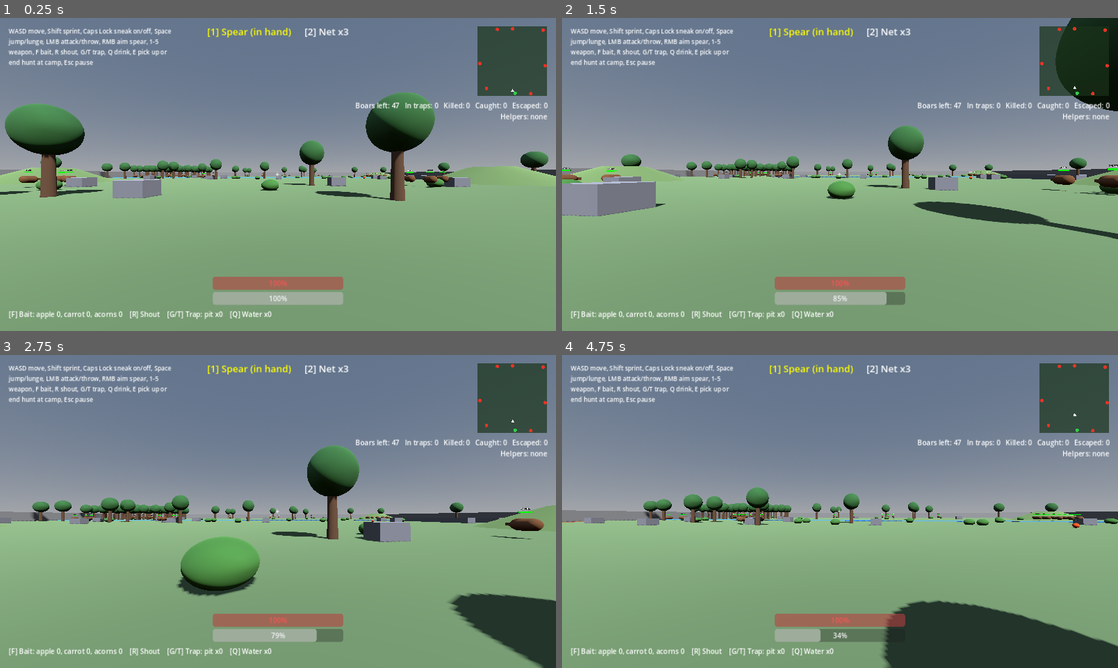
Above: before the commit, frames 1-4 (two rows, left to right).
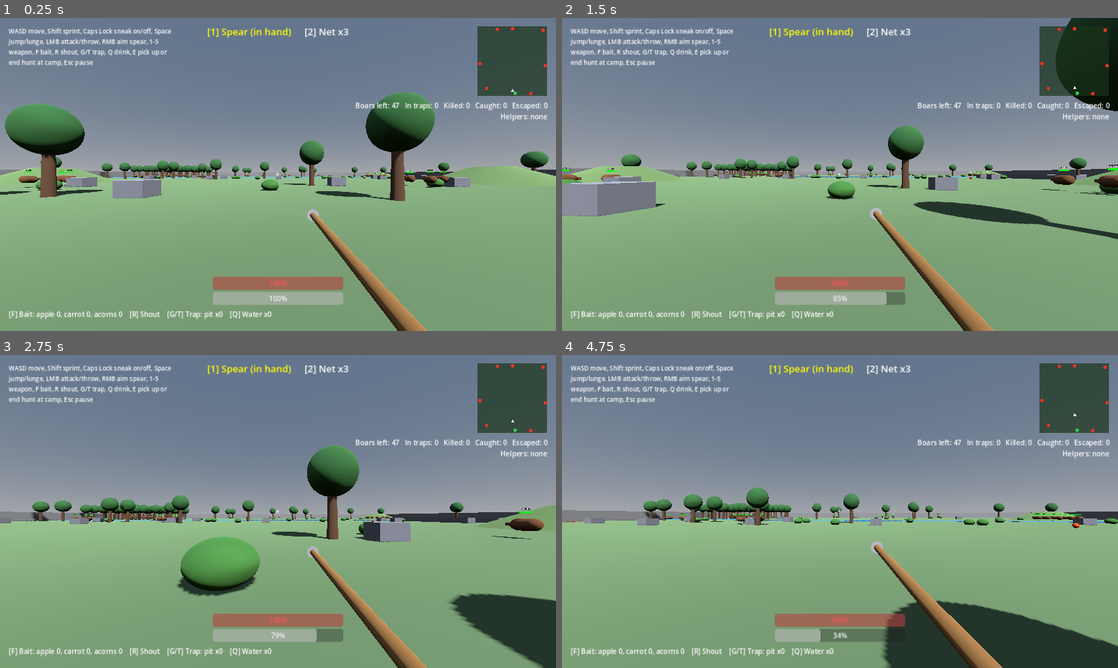
Above: after the commit, the same moments.

Repository: bageus/where-boar
Game: Godot game, scene res://game/presentation/hunt_map/public/hunt_map.tscn
The game is run twice, just before and just after one commit, with the same random seed, the same clock (stepped at 60 frames per second) and the same inputs. This scene is started directly instead of the project's main scene.
Inputs (mouse positions are in pixels of both pictures, inside the frame that each line leads up to):
- Up to frame 1 (0.25 s): no input
- Up to frame 2 (1.5 s): tap Enter at 0.5 s; move the mouse to (867, 174) at 0.52 s; hold Right mouse button (aim) 0.53-1.28 s; hold W (move_forward) from 0.53 s (still down); tap Space (jump) at 0.77 s; tap E (interact) at 0.8, 1.35 s; move the mouse to (812, 174) at 1.27 s
- Up to frame 3 (2.75 s): keep holding W (move_forward); tap Space (jump) at 1.52 s; tap R (shout) at 1.55 s; move the mouse to (289, 505) at 2.02 s; hold R (shout) from 2.03 s (still down); right-click (289, 505) at 2.3 s
- Up to frame 4 (4.75 s): keep holding W (move_forward); move the mouse to (834, 517) at 2.77 s; release R (shout) at 2.78 s; right-click (834, 517) at 2.85 s; tap Space (jump) at 3.02, 3.77, 4.52 s; tap E (interact) at 3.05 s; move the mouse to (878, 514) at 3.52 s; press the mouse at (878, 514) at 3.53 s; tap R (shout) at 3.8 s; move the mouse to (795, 508) at 4.27 s; release the mouse at (795, 508) at 4.28 s; tap F (bait) at 4.35 s; right-click (795, 508) at 4.55 s

The runs differ from the first frame. In frame 1, 1.3% of the frame differs, in the area x 55-77%, y 61-100%; in frame 2, 1.4%; in frame 3, 1.3%; in frame 4, 1.4%, in the area x 55-80%, y 59-100%.
Error in both runs: Invalid access to property or key 'spawn_weight' on a base object of type 'Resource'. (res://game/features/boar/public/boar_types.gd:20)

Commit message:
Spear and net in hand, throw power, shout and bird sounds, grab birds with E
The hunter holds a visible spear or net with a short strike; aiming raises
the spear and fills a throw-power bar that scales the throw's speed. R
plays a shout. Wild roosters and turkeys cry out when chased and can be
grabbed with E up close. Spec records the playtest decisions as D027.

Co-Authored-By: Claude Opus 5.5 <noreply@anthropic.com>
Claude-Session: https://claude.ai/code/session_01XSFBnjFKXLtHPaufcuGWLw

Diff:
--- a/game/bootstrap/app/tests/run_hunt_map_smoke_test.gd
+++ b/game/bootstrap/app/tests/run_hunt_map_smoke_test.gd
@@ -10,7 +10,7 @@
 var _frame := 0
 var _failures := 0
 ## A script error skips the rest of a frame silently; counting checks catches that.
-const EXPECTED_CHECKS := 30
+const EXPECTED_CHECKS := 31
 var _checks := 0
 var _main: Node
 var _map: Node3D
@@ -94,6 +94,10 @@
 			# Helpers: a netted wild rooster goes to the pen; pen animals can be summoned once.
 			_map.get_node("Wild").get_child(0).net_hit()
 			_check(_map.hunt.helpers_caught == {"rooster": 1}, "a netted wild rooster is caught")
+			var turkey: Node3D = _map.get_node("Wild").get_child(1)
+			hunter.global_position = turkey.global_position + Vector3(1.0, 0.0, 0.0)
+			_map._on_interacted()
+			_check(_map.hunt.helpers_caught == {"rooster": 1, "turkey": 1}, "a wild turkey within reach is grabbed with E")
 			_map.helpers = {"rooster": 1, "turkey": 1}
 			_map.summon("turkey")
 			_map.summon("rooster")
@@ -102,6 +106,7 @@
 			_freeze_and_aim(hunter, boars[2], Vector3(3, 0, 20))
 			hunter.weapon = hunter.Weapon.SPEAR
 			Input.action_press("aim")
+			hunter._aim_power = 1.0  # a fully charged throw
 			hunter._attack()
 			Input.action_release("aim")
 		120:
--- a/game/features/companions/module.json
+++ b/game/features/companions/module.json
@@ -13,5 +13,7 @@
     "public/rooster_driver.gd",
     "public/companion_rules.gd"
   ],
-  "dependencies": []
+  "dependencies": [
+    "core.synth"
+  ]
 }
--- a/game/features/companions/public/wild_animal.gd
+++ b/game/features/companions/public/wild_animal.gd
@@ -1,6 +1,9 @@
 extends CharacterBody3D
 
-## A wild rooster or turkey on the hunt map (D024): wanders, runs from a close hunter, caught by a net.
+## A wild rooster or turkey on the hunt map (D024): wanders, runs from a close hunter crying out,
+## caught by a net or by hand (E) when the hunter gets close enough.
+
+const Synth = preload("res://game/core/synth/public/synth.gd")
 
 ## Fact: a net caught this animal; it goes to the camp pen.
 signal caught(animal_id: String)
@@ -10,6 +13,9 @@
 const RUN_SPEED := 5.0
 const SHY_RADIUS := 6.0
 const TURN_SECONDS := 2.0
+## How close the hunter must be to grab it with E (playtest 2026-10-27, ASSUMPTION).
+const CATCH_RADIUS := 1.8
+const CALL_SECONDS := 1.2
 
 @export var animal_id := "rooster"
 
@@ -18,6 +24,19 @@
 
 var _heading := Vector2.ZERO
 var _turn_left := 0.0
+var _call_left := 0.0
+
+
+func _ready() -> void:
+	$Call.stream = Synth.crow() if animal_id == "rooster" else Synth.gobble()
+
+
+## The hunter pressed E nearby; true when it was close enough to grab.
+func try_grab(hunter_pos: Vector3) -> bool:
+	if global_position.distance_to(hunter_pos) > CATCH_RADIUS:
+		return false
+	net_hit()
+	return true
 
 
 ## Same entry point the net uses on boars.
@@ -35,6 +54,11 @@
 	if away.length() < SHY_RADIUS:
 		_heading = away.normalized()
 		speed = RUN_SPEED
+		_call_left -= delta
+		if _call_left <= 0.0:
+			_call_left = CALL_SECONDS
+			$Call.pitch_scale = randf_range(0.9, 1.15)
+			$Call.play()
 	else:
 		_turn_left -= delta
 		if _turn_left <= 0.0:
--- a/game/features/companions/public/wild_rooster.tscn
+++ b/game/features/companions/public/wild_rooster.tscn
@@ -30,3 +30,6 @@
 billboard = 1
 font_size = 32
 text = "rooster"
+
+[node name="Call" type="AudioStreamPlayer3D" parent="."]
+max_distance = 30.0
--- a/game/features/companions/public/wild_turkey.tscn
+++ b/game/features/companions/public/wild_turkey.tscn
@@ -30,3 +30,6 @@
 billboard = 1
 font_size = 32
 text = "turkey"
+
+[node name="Call" type="AudioStreamPlayer3D" parent="."]
+max_distance = 30.0
--- /dev/null
+++ b/game/features/hunter/presentation/hands.gd
@@ -0,0 +1,39 @@
+extends Node3D
+
+## First-person view of what the hunter holds (playtest 2026-10-27): the spear or a net,
+## a quick stab, and the spear raised over the shoulder while aiming a throw.
+
+const REST := Vector3(0.3, -0.35, -0.5)
+## Aiming: raised as for a swing; pulled further back the stronger the throw.
+const RAISED := Vector3(0.3, -0.05, -0.3)
+const PULL_BACK := 0.25
+const RAISED_TILT := 0.25
+const STAB_REACH := 0.45
+const STAB_SECONDS := 0.18
+const FOLLOW_RATE := 14.0
+
+var _striking := false
+
+@onready var _spear: Node3D = $Spear
+@onready var _net: Node3D = $Net
+
+
+## spear and net: what is in hand right now; aiming with power 0..1 raises the spear.
+func pose(spear: bool, net: bool, aiming: bool, power: float, delta: float) -> void:
+	_spear.visible = spear
+	_net.visible = net
+	if _striking:
+		return
+	var target := RAISED + Vector3(0.0, 0.0, PULL_BACK * power) if aiming else REST
+	var t := minf(1.0, FOLLOW_RATE * delta)
+	position = position.lerp(target, t)
+	rotation.x = lerpf(rotation.x, RAISED_TILT if aiming else 0.0, t)
+
+
+## A short jab forward and back (stab, club swing or net cast).
+func strike() -> void:
+	_striking = true
+	var jab := create_tween()
+	jab.tween_property(self, "position", REST + Vector3(0.0, 0.05, -STAB_REACH), STAB_SECONDS * 0.4)
+	jab.tween_property(self, "position", REST, STAB_SECONDS * 0.6)
+	jab.finished.connect(func() -> void: _striking = false)
--- /dev/null
+++ b/game/features/hunter/presentation/hands.tscn
@@ -0,0 +1,51 @@
+[gd_scene load_steps=8 format=3]
+
+[ext_resource type="Script" path="res://game/features/hunter/presentation/hands.gd" id="1_hands"]
+
+[sub_resource type="StandardMaterial3D" id="Mat_wood"]
+albedo_color = Color(0.55, 0.38, 0.2, 1)
+
+[sub_resource type="CylinderMesh" id="Mesh_shaft"]
+material = SubResource("Mat_wood")
+top_radius = 0.025
+bottom_radius = 0.025
+height = 1.6
+
+[sub_resource type="StandardMaterial3D" id="Mat_stone"]
+albedo_color = Color(0.6, 0.6, 0.62, 1)
+
+[sub_resource type="CylinderMesh" id="Mesh_tip"]
+material = SubResource("Mat_stone")
+top_radius = 0.0
+bottom_radius = 0.05
+height = 0.2
+
+[sub_resource type="StandardMaterial3D" id="Mat_rope"]
+transparency = 1
+albedo_color = Color(0.85, 0.8, 0.6, 0.7)
+
+[sub_resource type="BoxMesh" id="Mesh_net"]
+material = SubResource("Mat_rope")
+size = Vector3(0.3, 0.03, 0.3)
+
+[node name="Hands" type="Node3D"]
+transform = Transform3D(1, 0, 0, 0, 1, 0, 0, 0, 1, 0.3, -0.35, -0.5)
+script = ExtResource("1_hands")
+
+[node name="Spear" type="Node3D" parent="."]
+transform = Transform3D(1, 0, 0, 0, 0, 1, 0, -1, 0, 0, 0, -0.3)
+
+[node name="Shaft" type="MeshInstance3D" parent="Spear"]
+cast_shadow = 0
+mesh = SubResource("Mesh_shaft")
+
+[node name="Tip" type="MeshInstance3D" parent="Spear"]
+transform = Transform3D(1, 0, 0, 0, 1, 0, 0, 0, 1, 0, 0.9, 0)
+cast_shadow = 0
+mesh = SubResource("Mesh_tip")
+
+[node name="Net" type="MeshInstance3D" parent="."]
+transform = Transform3D(0.9, 0.3, 0, -0.3, 0.9, 0, 0, 0, 1, 0, -0.05, -0.1)
+visible = false
+cast_shadow = 0
+mesh = SubResource("Mesh_net")
--- a/game/features/hunter/presentation/hunter_hud.gd
+++ b/game/features/hunter/presentation/hunter_hud.gd
@@ -16,6 +16,12 @@
 
 func show_health(value: int) -> void:
 	$Health.value = value
+
+
+## Throw power bar under the crosshair, shown only while aiming (playtest 2026-10-27).
+func show_throw_power(aiming: bool, power: float) -> void:
+	$ThrowPower.visible = aiming
+	$ThrowPower.value = power * 100.0
 
 
 func show_stamina(value: float, max_value: float) -> void:
--- a/game/features/hunter/public/hunter.gd
+++ b/game/features/hunter/public/hunter.gd
@@ -29,6 +29,10 @@
 const JUMP_SPEED := 4.5
 const LUNGE_SPEED := 10.0
 const THROW_SPEED := 18.0
+## Holding the aim charges the throw over AIM_CHARGE_SECONDS; power scales the spear's speed and range.
+const AIM_CHARGE_SECONDS := 1.0
+const WEAK_THROW_SCALE := 0.5
+const STRONG_THROW_SCALE := 1.4
 const STAB_DAMAGE := 1
 const CLUB_DAMAGE := 2
 const CLUB_KNOCK := 6.0
@@ -73,6 +77,8 @@
 ## River segments the hunter is standing in; rivers call wade().
 var _wading := 0
 var _base_fov := 80.0
+## Spear throw power 0..1, charged while aiming.
+var _aim_power := 0.0
 ## From the settings screen (section 16).
 var mouse_sensitivity := 0.002
 ## Off reduces camera motion (knockback roll) for players who get motion sick.
@@ -92,6 +98,7 @@
 	_reach.add_exception(self)
 	_base_fov = _camera.fov
 	$Thud.stream = Synth.thud()
+	$Voice.stream = Synth.shout()
 	_update_hud()
 
 
@@ -178,6 +185,7 @@
 	if _shout_cooldown > 0.0:
 		return
 	_shout_cooldown = SHOUT_COOLDOWN
+	$Voice.play()
 	shouted.emit(global_position)
 
 
@@ -231,7 +239,10 @@
 	if _wading > 0:
 		speed *= WADE_SPEED_SCALE
 	var aiming := weapon == Weapon.SPEAR and loadout.spear_in_hand and Input.is_action_pressed("aim")
+	_aim_power = minf(1.0, _aim_power + delta / AIM_CHARGE_SECONDS) if aiming else 0.0
 	_camera.fov = lerpf(_camera.fov, _base_fov * (AIM_ZOOM if aiming else 1.0), minf(1.0, 12.0 * delta))
+	_hud.show_throw_power(aiming, _aim_power)
+	$Camera/Hands.pose(weapon == Weapon.SPEAR and loadout.spear_in_hand, weapon == Weapon.NET and loadout.nets > 0, aiming, _aim_power, delta)
 	var direction := transform.basis * Vector3(input.x, 0.0, input.y)
 	if is_on_floor():
 		velocity.x = direction.x * speed
@@ -264,11 +275,15 @@
 		Weapon.SPEAR:
 			if Input.is_action_pressed("aim"):
 				if loadout.throw_spear():
-					_throw(SpearScene)
-			elif loadout.spear_in_hand and _reach.get_collider() is BoarBody:
-				_reach.get_collider().spear_hit(STAB_DAMAGE)
+					_throw(SpearScene, THROW_SPEED * lerpf(WEAK_THROW_SCALE, STRONG_THROW_SCALE, _aim_power))
+					_aim_power = 0.0
+			elif loadout.spear_in_hand:
+				$Camera/Hands.strike()
+				if _reach.get_collider() is BoarBody:
+					_reach.get_collider().spear_hit(STAB_DAMAGE)
 		Weapon.NET:
 			if loadout.throw_net():
+				$Camera/Hands.strike()
 				_throw(NetScene)
 		Weapon.CLUB:
 			var target := _reach.get_collider()
--- a/game/features/hunter/public/hunter.tscn
+++ b/game/features/hunter/public/hunter.tscn
@@ -1,8 +1,9 @@
-[gd_scene load_steps=5 format=3]
+[gd_scene load_steps=6 format=3]
 
 [ext_resource type="Script" path="res://game/features/hunter/public/hunter.gd" id="1_hunter"]
 [ext_resource type="Script" path="res://game/features/hunter/presentation/hunter_hud.gd" id="2_hud"]
 [ext_resource type="Script" path="res://game/features/hunter/presentation/rider.gd" id="3_rider"]
+[ext_resource type="PackedScene" path="res://game/features/hunter/presentation/hands.tscn" id="4_hands"]
 
 [sub_resource type="CapsuleShape3D" id="Shape_hunter"]
 radius = 0.4
@@ -21,6 +22,8 @@
 
 [node name="Reach" type="RayCast3D" parent="Camera"]
 target_position = Vector3(0, 0, -2.5)
+
+[node name="Hands" parent="Camera" instance=ExtResource("4_hands")]
 
 [node name="Hud" type="CanvasLayer" parent="."]
 script = ExtResource("2_hud")
@@ -50,6 +53,22 @@
 grow_horizontal = 2
 grow_vertical = 0
 value = 100.0
+
+[node name="ThrowPower" type="ProgressBar" parent="Hud"]
+visible = false
+modulate = Color(1, 0.85, 0.3, 1)
+anchors_preset = 8
+anchor_left = 0.5
+anchor_top = 0.5
+anchor_right = 0.5
+anchor_bottom = 0.5
+offset_left = -80.0
+offset_top = 30.0
+offset_right = 80.0
+offset_bottom = 46.0
+grow_horizontal = 2
+grow_vertical = 2
+show_percentage = false
 
 [node name="Health" type="ProgressBar" parent="Hud"]
 modulate = Color(1, 0.35, 0.35, 1)
@@ -99,6 +118,9 @@
 autowrap_mode = 3
 text = "WASD move, Shift sprint, Caps Lock sneak on/off, Space jump/lunge, LMB attack/throw, RMB aim spear, 1-5 weapon, F bait, R shout, G/T trap, Q drink, E pick up or end hunt at camp, Esc pause"
 
+[node name="Voice" type="AudioStreamPlayer" parent="."]
+volume_db = -4.0
+
 [node name="Thud" type="AudioStreamPlayer" parent="."]
 
 [node name="Rider" type="Node" parent="."]
--- a/game/presentation/hunt_map/public/hunt_map.gd
+++ b/game/presentation/hunt_map/public/hunt_map.gd
@@ -188,6 +188,10 @@
 
 
 func _on_interacted() -> void:
+	# A wild rooster or turkey within reach is grabbed by hand (playtest 2026-10-27).
+	for animal in $Wild.get_children():
+		if animal.try_grab(_hunter.global_position):
+			return
 	if hunt.is_over() or _hunter.global_position.distance_to($ReturnPoint.global_position) > RETURN_RADIUS:
 		return
 	hunt.returned = true
Not shown, added: game/features/hunter/presentation/hands.gd.uid
Not shown, changed: GAME_SPEC.md
Not shown, changed: PROJECT_STATE.md
